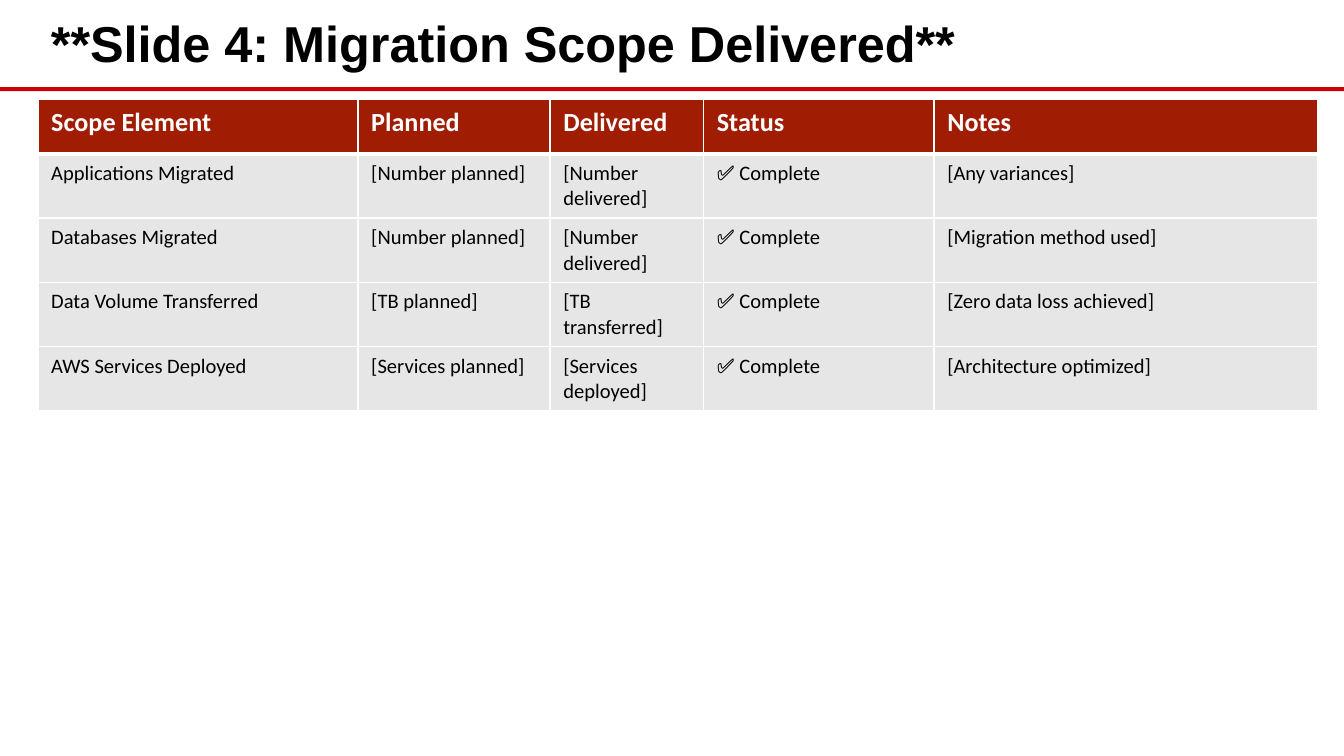
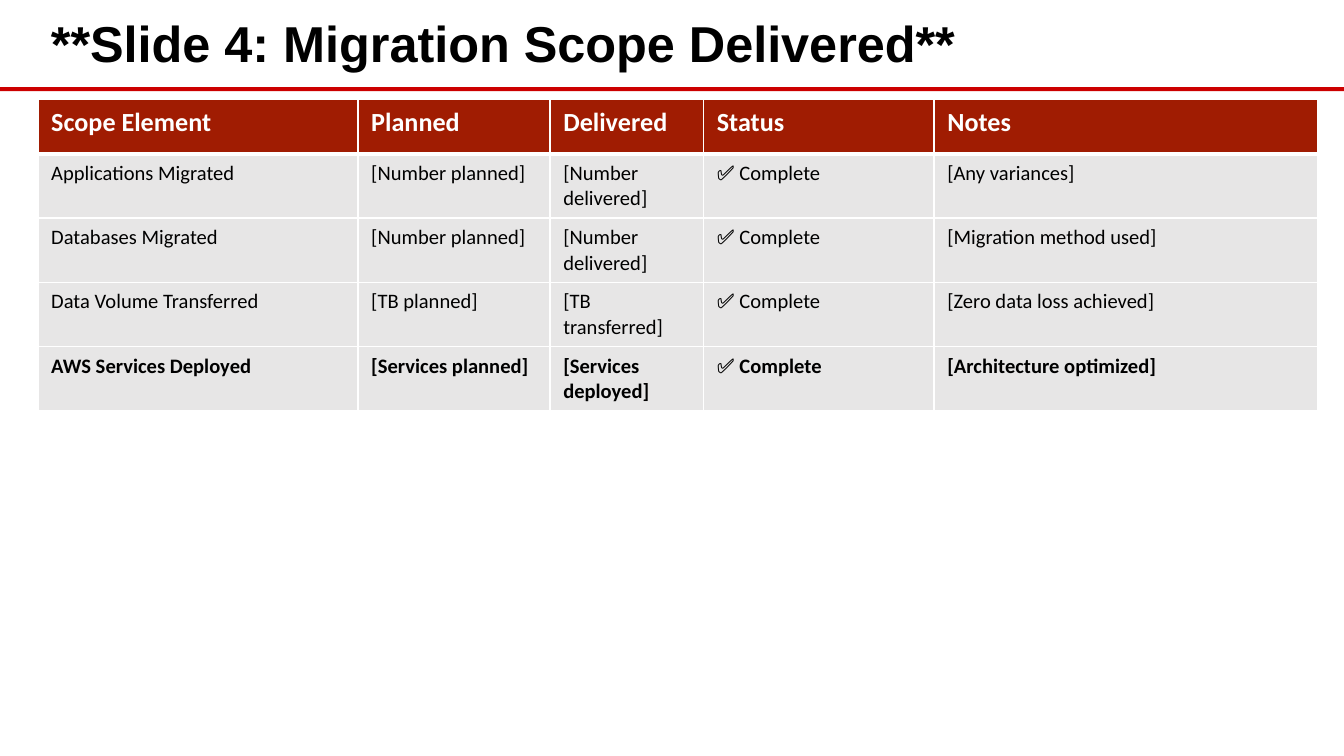
Before and after one commit to eoframework/solutions, a slide deck: slide 4 of solutions/aws/cloud/onpremise-to-cloud-migration/delivery/closeout-presentation.pptx. Drawn at 1344x756 pixels with LibreOffice and Linux fonts; fonts in the diff are those of the drawing; background and template pictures are left out. Boxes give left, top, right and bottom in pixels: in the first picture for what was removed or moved away, otherwise in the second. Text is boxed around its words. In the diff, an @@ line names an element or a change of style, - is before the commit and + after.

```diff
--- a/solutions/aws/cloud/onpremise-to-cloud-migration/delivery/closeout-presentation.pptx
+++ b/solutions/aws/cloud/onpremise-to-cloud-migration/delivery/closeout-presentation.pptx
@@ table at box(38, 99, 1317, 406) @@
@@ bold on in "AWS Services Deployed", "[Services planned]", "[Services deployed]", "✅ Complete" and 1 more places @@
```
Also in this commit, not shown: 5 other slides changed, 32 other files.
